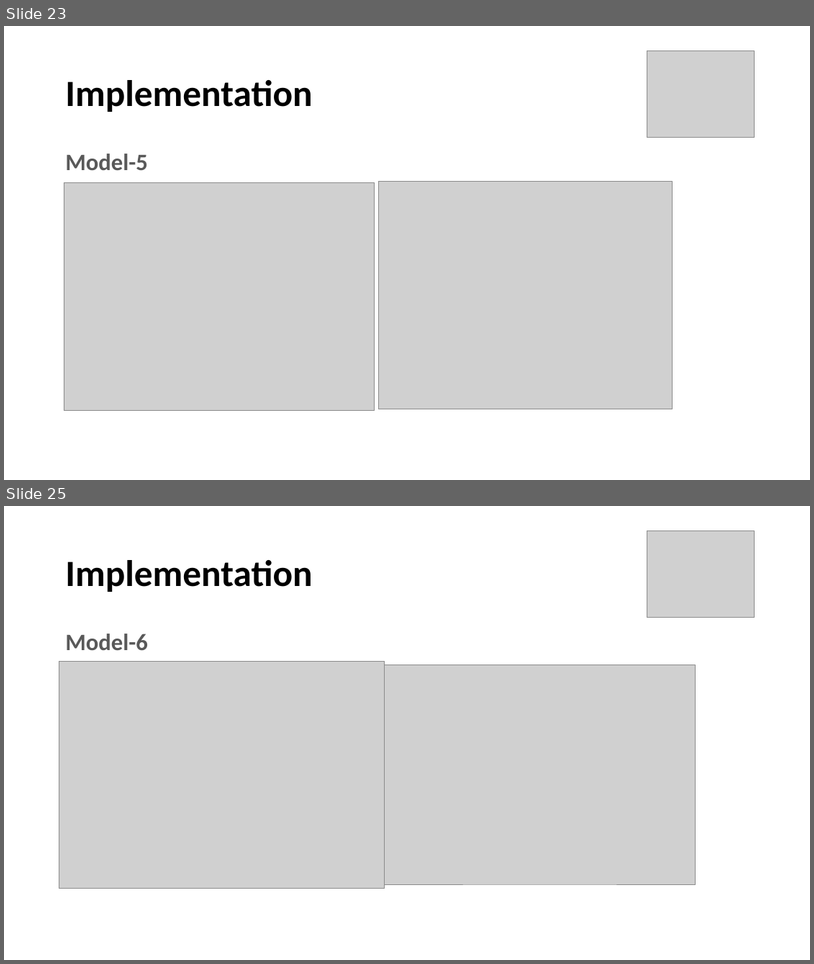
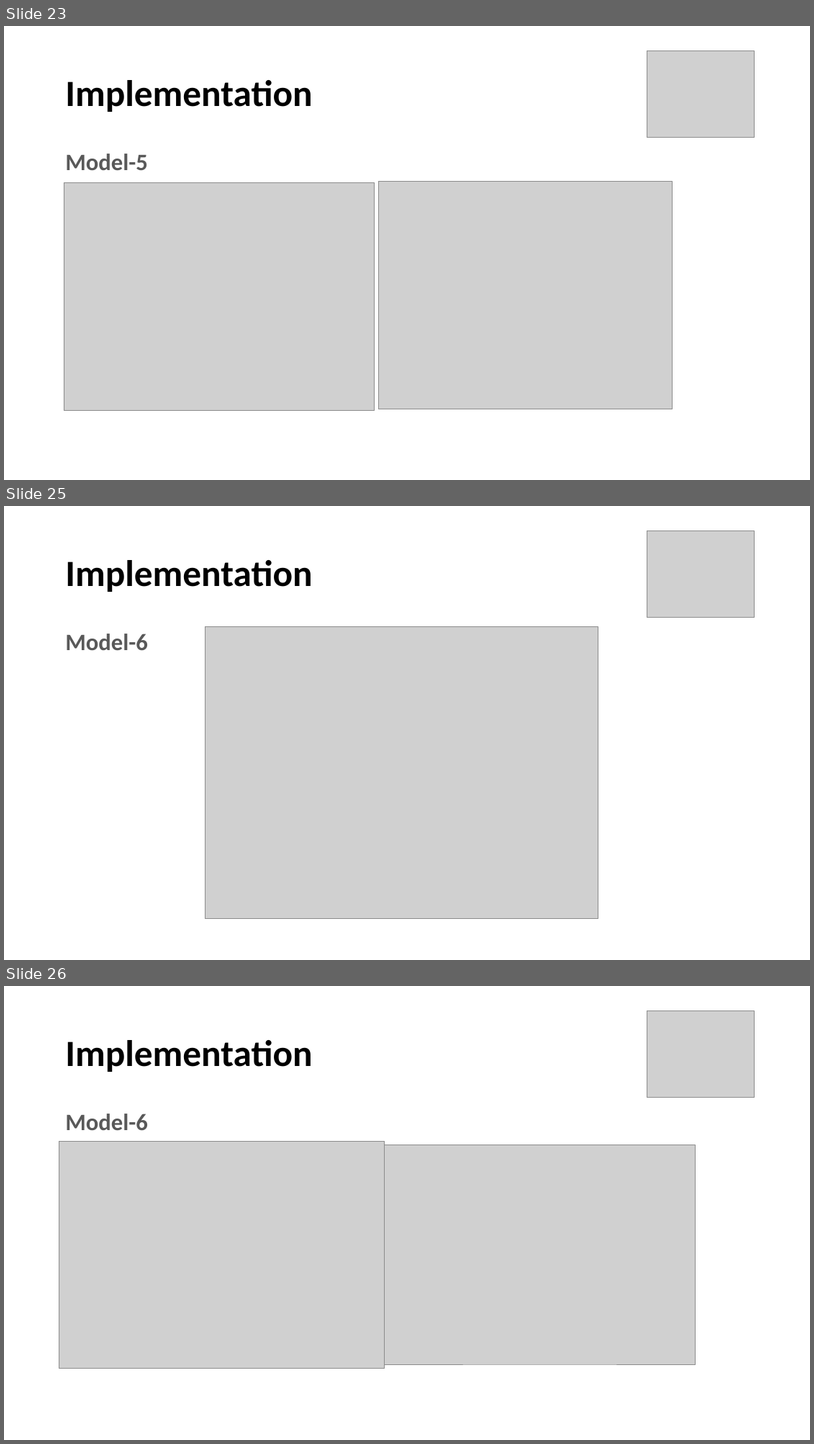
Before and after one commit to satya1013/Fake-News-1, a slide deck: Fake_News_New.pptx. Shown one above the other, each under a label of ours: slides 23 and 25 before the commit, slides 23, 25 and 26 after it; the slides between them are not shown. The pictures are 814x964 and 814x1444 pixels, drawn with LibreOffice and Linux fonts; fonts in the diff are those of the drawing; grey boxes stand for pictures. Boxes give left, top, right and bottom in pixels: in the first picture for what was removed or moved away, otherwise in the second. Text is boxed around its words. In the diff, an @@ line names an element or a change of style, - is before the commit and + after.

```diff
--- a/Fake_News_New.pptx
+++ b/Fake_News_New.pptx
@@ slide 25 added at (4,506,810,960), background #FFFFFF @@
@@ picture added at (648,530,756,618) @@
@@ title added at (65,560,312,592), 44 pt, text #000000, bold @@
+Implementation
@@ text added at (65,633,148,650), 28 pt, text #595959, bold @@
+Model-6
@@ picture added at (206,627,599,919) @@
@@ what was slide 25 is now slide 26 @@
```
Also in this commit, not shown: 11 slides changed, 3 other slides added, 1 slide removed, 11 other files.
